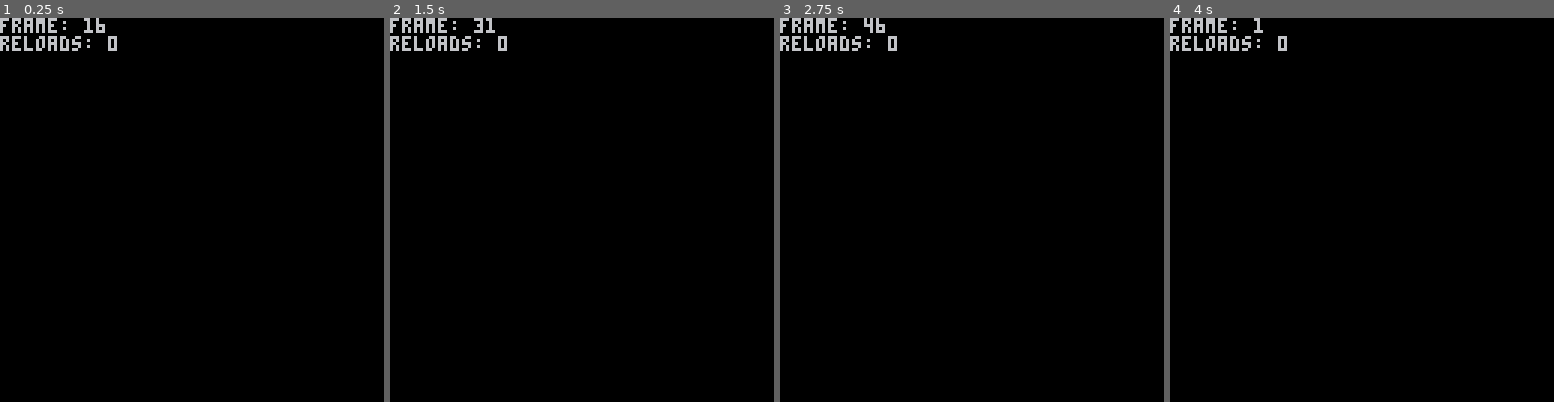
Above: before the commit, frames 1-4 (left to right).
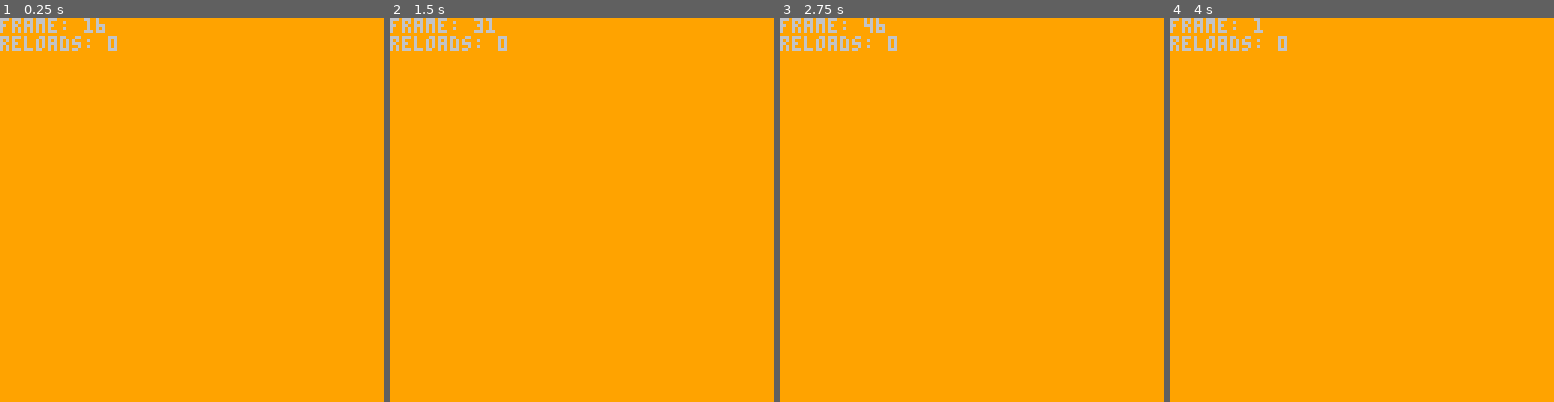
Above: after the commit, the same moments.

Repository: noman-land/piconet
Game: PICO-8 cartridge src/piconet.p8
The game is run twice, just before and just after one commit, with the same random seed, the same clock (stepped at 60 frames per second) and the same inputs.
Inputs:
- Up to frame 1 (0.25 s): no input
- Up to frame 2 (1.5 s): tap X (X key) at 0.33, 1.07 s; tap O (Z key) at 0.7 s
- Up to frame 3 (2.75 s): hold Right 1.6-2.1 s; tap O (Z key) at 1.7, 2.1, 2.5 s; tap X (X key) at 1.85 s; hold Up 2.15-2.42 s; hold Right from 2.47 s (still down)
- Up to frame 4 (4 s): tap O (Z key) at 2.9, 3.3, 3.7 s; tap X (X key) at 2.97 s; release Right at 3.03 s; hold Left 3.08-3.58 s; hold Down 3.63-3.97 s

The runs differ from the first frame. In frame 1, 99% of the frame differs, in the area x 0-100%, y 0-100%; in frame 2, 99%; in frame 3, 99%; in frame 4, 99%.

Commit message:
Change bg color with button click

Diff:
--- a/src/main.lua
+++ b/src/main.lua
@@ -10,6 +10,7 @@
 
 function _init()
 	frame=0
+	bg_color=flr(rnd()*16)
 end
 
 function _update60()
@@ -27,7 +28,7 @@
 end
 
 function _draw()
-	cls(0)
+	cls(bg_color)
 	print("frame: "..frame)
 	print("reloads: "..peek(0x5f81))
 end
Not shown, changed: piconet-demo.gif
Not shown, changed: public/piconet.js
